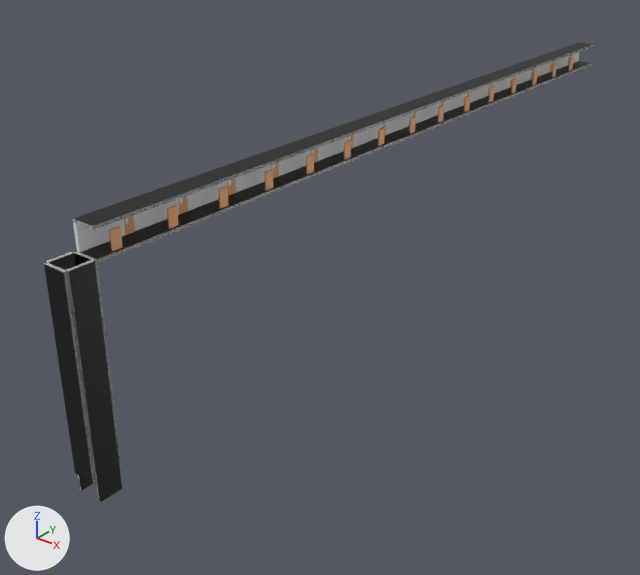
What one commit did to the Blender file undecided.blend.
Before and after are seen from a 50 mm camera at (44.5, -33.5, 65.5) aimed at (-4.7, 28.0, 27.4). Lighting does not change. The marker at lower left points along +X, +Y and +Z.
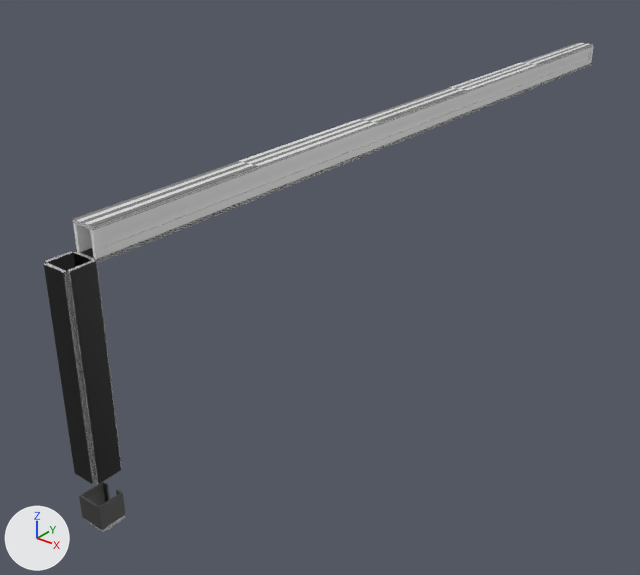
Location of each change, (x1, y1, x2, y2) in pixels of the pictures (640 x 575 px; the box of a moved part takes in the faces that stretch with it):
'Cube.001', shown: after (90, 47, 593, 259)
'Cube.003', surface changed (black to grey): (73, 42, 594, 230) in both
'Cube.035', mesh rescaled, moved (7% shorter): before (66, 260, 122, 502); after (67, 260, 121, 484)
'Cube.041', added: after (98, 493, 125, 530)
'Cube.037', moved: before (45, 252, 92, 491); after (45, 251, 75, 271)
'Cube.040', added: after (80, 495, 101, 529)
'Cube.039', added: after (79, 482, 105, 517)
'Cube.042', added: after (103, 481, 110, 502)
'Cube.036', now drawn: after (84, 515, 125, 532)
part 1 of me_cube_081, moved or reshaped: before (66, 261, 122, 502); after (67, 261, 121, 484)
'Cube.004', unchanged, covered by the edit: before (80, 61, 591, 263); after (80, 63, 591, 263)
'Cube.002', unchanged, covered by the edit: before (73, 52, 580, 252); after (73, 223, 92, 252)

What changed in the scene script:
```text
Change mat_material_001:
    remove n2 = _N.new('ShaderNodeTexBrick'); n2.name = 'Brick Texture'
    add n3 = _N.new('ShaderNodeTexChecker'); n3.name = 'Checker Texture'
    where n0 = _N.new('ShaderNodeBsdfPrincipled'); n0.name = 'Principled BSDF'
    remove _L.new(n2.outputs[0], n0.inputs[0])  # 'Color' to 'Base Color'
    add _L.new(n3.outputs[0], n0.inputs[0])  # 'Color' to 'Base Color'
Add mat_material_004:
    mat_material_004 = principled_material('Material.004')
    mat_material_004.base_color = (0.168, 0.168, 0.168)  # grey #727272
    mat_material_004.metallic = 1.0
Change me_cube_081:
    where me_cube_081.from_pydata(...)  # 8 vertices, 6 faces; spans x -1.0..1.0, y 0.7..1.0, z -15.3..2.7
    used by ob_cube_035; location = (0.2, -3.2, 27.1); rotation_euler = (3.142, 0.0, 1.571), in degrees (180, 0, 90)
    me_cube_081 part 1: the whole mesh is scaled about its middle by (1, 1, 0.908), then moved by (0.0, 0.0, -0.8)
Add me_cube_009:
    me_cube_009.from_pydata(...)  # a box spanning x -1.0..-0.86, y 0.45..1.0, z -1.0..1.0
    me_cube_009.materials.append(mat_material_004)  # grey #727272
Add me_cube_008:
    me_cube_008.from_pydata(...)  # a box spanning x -1.0..-0.86, y -1.11..1.0, z -1.0..1.0
    me_cube_008.materials.append(mat_material_004)  # grey #727272
Add me_cube_007:
    me_cube_007.from_pydata(...)  # a box spanning x -1.0..-0.86, y -1.0..1.0, z -1.0..1.0
    me_cube_007.materials.append(mat_material_004)  # grey #727272
Change ob_cube_001:
    remove ob_cube_001.hide_set(True)
Change ob_cube_035:
    ob_cube_035.location: (0.2, -3.2, 27.1) -> (0.3, -3.2, 27.1)
Change ob_cube_037:
    ob_cube_037.location: (-1.9, -3.2, 27.1) -> (-2.0, -3.2, 27.1)
Add ob_cube_042:
    ob_cube_042 = bpy.data.objects.new('Cube.042', me_cube_009)
    ob_cube_042.location = (-0.1, -1.3, 22.9)
    ob_cube_042.rotation_euler = (0.0, 0.0, 1.571)  # degrees (0, 0, 90)
Add ob_cube_041:
    ob_cube_041 = bpy.data.objects.new('Cube.041', me_cube_008)
    ob_cube_041.location = (2.0, -3.2, 23.0)
Add ob_cube_040:
    ob_cube_040 = bpy.data.objects.new('Cube.040', me_cube_007)
    ob_cube_040.location = (0.0, -3.3, 22.9)
    ob_cube_040.rotation_euler = (0.0, 0.0, 1.571)  # degrees (0, 0, 90)
Add ob_cube_039:
    ob_cube_039 = bpy.data.objects.new('Cube.039', me_cube_008.copy())
    ob_cube_039.location = (-0.1, -3.2, 23.0)
```
